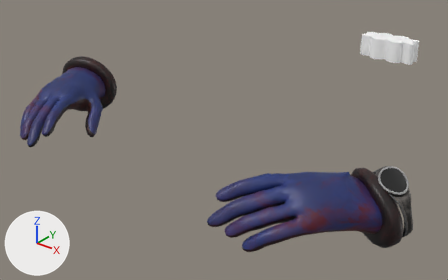
A saved change to the FBX model Assets/Art/Animations/Character/Final V2/HANDS/Anim_Hands_Throw.fbx.
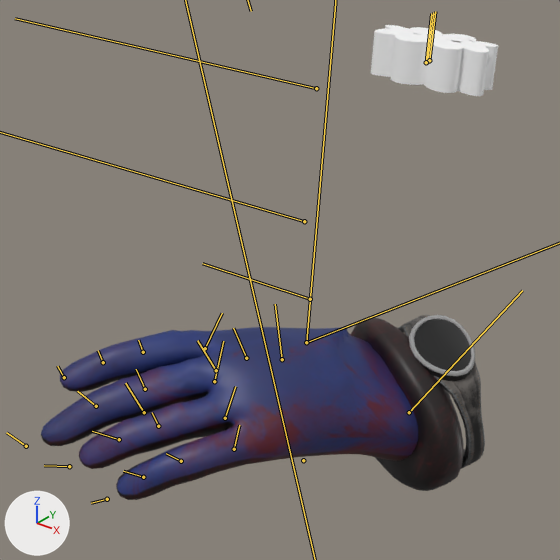
There are two pictures of each version: one whole from a 50 mm camera at (0.869, -1.689, 1.275) aimed at (-0.301, -0.226, 0.369), one close up on the part from 42% to 100% of the width and 7% to 100% of the height. Every picture has the same lights, and +X, +Y and +Z are marked at lower left. Both versions are drawn at frame 19 of the action 'Take 001'; the numbers are the values there. The bones that bend it are drawn over the model as lines in the close-ups.

In view in the first close-up: 'SM_CharacterRig:SM_Sponge', 'SM_CharacterRig:low2_watch_low'.
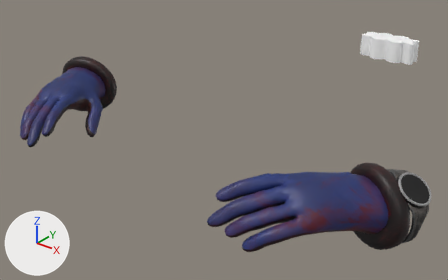
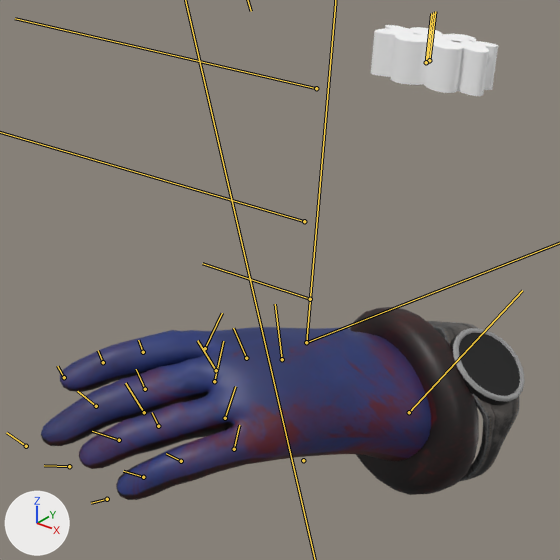
Boxes (x1, y1, x2, y2) around the edits, measured in the close-ups (560 x 560 px):
'SM_CharacterRig:low2_watch_low', posed (9% wider): before (41, 314, 485, 500); after (41, 307, 525, 500)

The change in detail:
Bone 'SM_CharacterRig:bn_l_brazo' (bone_sm_characterrig_bn_l_brazo) turns from (35, -74, 105) to (36, -58, 56) degrees about its own x, y and z.
Bone 'SM_CharacterRig:bn_l_muneca' (bone_sm_characterrig_bn_l_muneca) turns from (-20, -14, 57) to (19, -27, 11) degrees about its own x, y and z.
